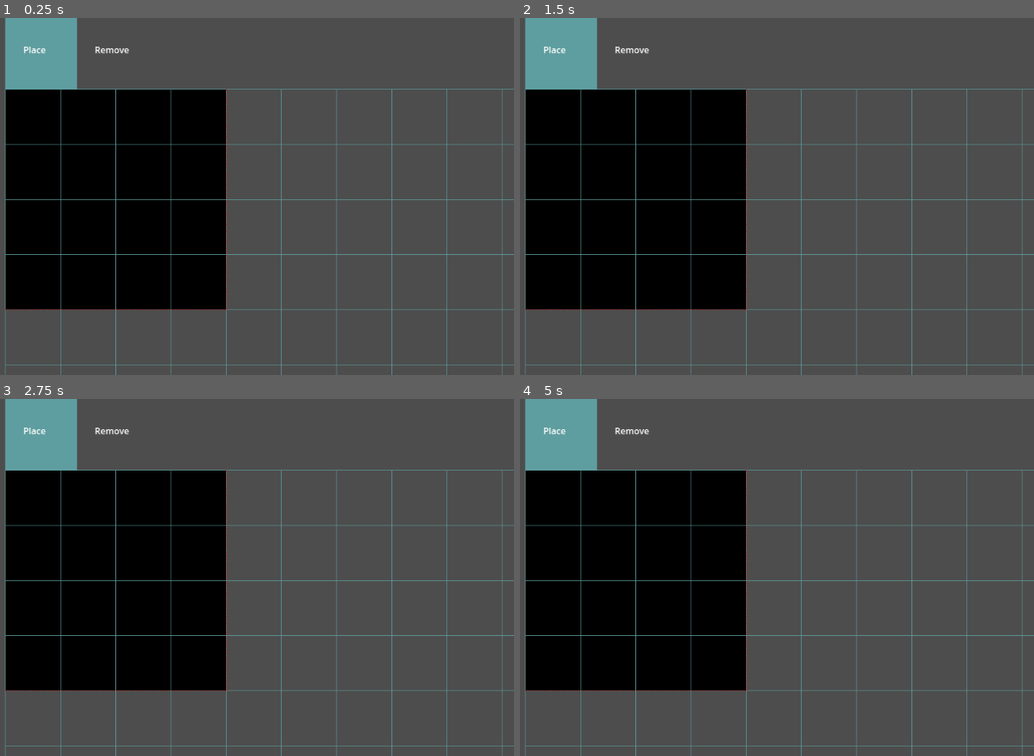
Above: before the commit, frames 1-4 (two rows, left to right).
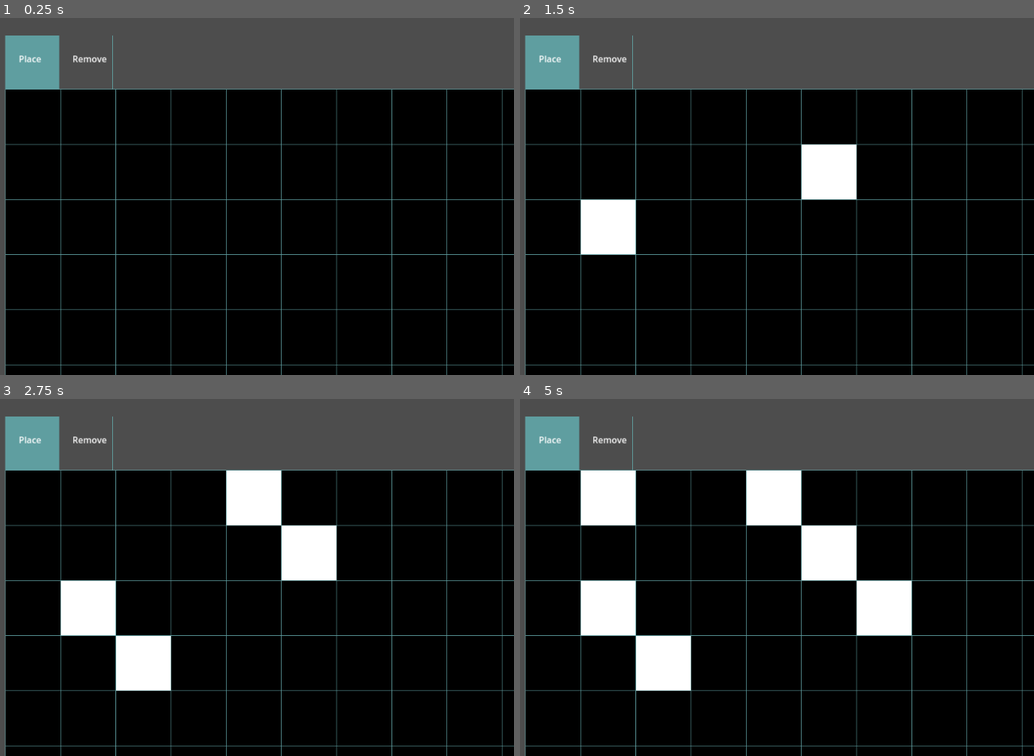
Above: after the commit, the same moments.

Repository: WrogglyWriggs29/ship_building_game
Game: Godot game, scene res://ship_blueprint_designer.tscn
Same seed, same stepped clock (60 frames per second), same inputs: the game is played once before the commit and once after it. The project has no main scene, so this scene is started directly.
Inputs (mouse positions are in pixels of both pictures, inside the frame that each line leads up to):
- Up to frame 1 (0.25 s): no input
- Up to frame 2 (1.5 s): tap Enter at 0.5 s; move the mouse to (854, 178) at 0.52 s; click (854, 178) at 0.67 s; tap Space at 1.25 s; drag from (586, 214) to (684, 267) at 1.27 s
- Up to frame 3 (2.75 s): move the mouse to (262, 498) at 2.02 s; click (262, 498) at 2.17 s
- Up to frame 4 (5 s): tap Enter at 2.75, 4.25 s; drag from (684, 648) to (525, 523) at 2.77 s; tap Space at 3.5 s; move the mouse to (905, 631) at 3.52 s; click (905, 631) at 3.67 s; drag from (525, 523) to (622, 488) at 4.27 s

The runs differ from the first frame. In frame 1, 54% of the frame differs, in the area x 0-100%, y 0-100%; in frame 2, 55%; in frame 3, 57%; in frame 4, 59%.
Error before the commit: Invalid access to property or key 'position' on a base object of type 'InputEventKey'. (res://scripts/ship_design_scene/ship_blueprint_designer.gd:46)
Error after the commit: Invalid access to property or key 'position' on a base object of type 'InputEventKey'. (res://scripts/ship_design_scene/ship_blueprint_designer.gd:56)

Commit message:
basic place/remove

Diff:
--- a/scripts/ship_design_scene/blueprint_editor.gd
+++ b/scripts/ship_design_scene/blueprint_editor.gd
@@ -0,0 +1,24 @@
+class_name BlueprintEditor
+extends Node
+
+var blueprint: ShipGridBlueprint
+
+func _init(_blueprint: ShipGridBlueprint) -> void:
+    blueprint = _blueprint
+
+func read_dims() -> Vector2i:
+    return Vector2i(blueprint.matrix.width, blueprint.matrix.height)
+
+func read_type(index: Vector2i) -> StructureBlueprint.Type:
+    if not blueprint.matrix.in_range(index):
+        return StructureBlueprint.Type.EMPTY
+
+    var pair = blueprint.matrix.at_index(index)
+    return pair.structure.type
+
+func set_type(index: Vector2i, type: StructureBlueprint.Type) -> void:
+    if not blueprint.matrix.in_range(index):
+        return
+
+    var pair = blueprint.matrix.at_index(index)
+    pair.structure.type = type
--- a/scripts/ship_design_scene/blueprint_grid.gd
+++ b/scripts/ship_design_scene/blueprint_grid.gd
@@ -10,7 +10,7 @@
 const GRID_SIZE = 100
 
 # the blueprint to display
-@export var blueprint: ShipGridBlueprint
+@export var editor: BlueprintEditor
 
 # the grid gets scaled first, then offset
 var draw_scale: float = 1.0
@@ -19,8 +19,8 @@
 # whether the user is dragging the grid
 var dragging: bool = false
 
-func _init(_blueprint: ShipGridBlueprint) -> void:
-	blueprint = _blueprint
+func _init(_editor: BlueprintEditor) -> void:
+	editor = _editor
 	draw_scale = 1.0
 	offset = Vector2.ZERO
 
@@ -28,15 +28,16 @@
 	queue_redraw()
 
 func _draw() -> void:
-	for x in range(first_visible_x() - 1, blueprint.matrix.width):
-		for y in range(first_visible_y() - 1, blueprint.matrix.height):
+	var blueprint_size = editor.read_dims()
+	for x in range(first_visible_x() - 1, blueprint_size.x):
+		for y in range(first_visible_y() - 1, blueprint_size.y):
 			if x < 0 or y < 0:
 				continue
 
 			var index = Vector2i(x, y)
-			var pair = blueprint.matrix.at(x, y)
+			var type = editor.read_type(index)
 
-			draw_sliced_placeholder_square(index, Vector2.ZERO, pair.structure.type)
+			draw_sliced_placeholder_square(index, Vector2.ZERO, type)
 			#draw_placeholder_square(index, pair.structure.type)
 
 	draw_grid()
@@ -113,10 +114,12 @@
 		draw_line(top_left, Vector2(top_left.x, screen_dims.y), LINE_COLOR)
 
 	# draw the bottom and right edges of the blueprint
-	var bottom_right = top_left_corner(Vector2i(blueprint.matrix.width, blueprint.matrix.height))
+	var dims = editor.read_dims()
+
+	var bottom_right = top_left_corner(Vector2i(dims.x, dims.y))
 	if bottom_right.x >= 0 and bottom_right.y >= 0:
-		draw_dashed_line(top_left_or_zero(Vector2i(0, blueprint.matrix.height)), bottom_right, HIGHTLIGHT_COLOR)
-		draw_dashed_line(top_left_or_zero(Vector2i(blueprint.matrix.width, 0)), bottom_right, HIGHTLIGHT_COLOR)
+		draw_dashed_line(top_left_or_zero(Vector2i(0, dims.y)), bottom_right, HIGHTLIGHT_COLOR)
+		draw_dashed_line(top_left_or_zero(Vector2i(dims.x, 0)), bottom_right, HIGHTLIGHT_COLOR)
 
 # really stupid approach, but im lazy
 func first_visible_x() -> int:
@@ -178,3 +181,7 @@
 
 func top_left_corner(index: Vector2i) -> Vector2:
 	return draw_scale * Vector2(index.x * GRID_SIZE, index.y * GRID_SIZE) + offset
+
+func index_at(pos: Vector2) -> Vector2i:
+	var index_float = (pos - offset) / (draw_scale * GRID_SIZE)
+	return Vector2i(floor(index_float.x), floor(index_float.y))
--- a/scripts/ship_design_scene/ship_blueprint_designer.gd
+++ b/scripts/ship_design_scene/ship_blueprint_designer.gd
@@ -16,18 +16,28 @@
 
 var grid_top_left: UICoord = UICoord.new(Vector2(0.2, 0.2), self)
 var grid_bottom_right: UICoord = UICoord.new(Vector2(1.0, 1.0), self)
-var tool_palette_top_left: UICoord = UICoord.new(Vector2(0.2, 0.0), self)
+var tool_palette_top_left: UICoord = UICoord.new(Vector2(0.2, 0.05), self)
 var tool_palette_bottom_right: UICoord = UICoord.new(Vector2(1.0, 0.2), self)
 
 enum Layer {STRUCTURE, FACTORY}
 
+var editor: BlueprintEditor
 var grid: BlueprintGrid
 var palette: ToolPalette
 
-var tool_actions: Array[Callable]
+func place_module(index: Vector2i) -> void:
+	var current = StructureBlueprint.Type.DEBUG # palette.selected_module_type()
+	editor.set_type(index, current)
+
+func remove_module(index: Vector2i) -> void:
+	editor.set_type(index, StructureBlueprint.Type.EMPTY)
+
+var tool_actions: Array[Callable] = [Callable(place_module), Callable(remove_module)]
 
 func _init() -> void:
-	grid = BlueprintGrid.new(ShipGridBlueprint.blank(4, 4))
+	var blueprint = ShipGridBlueprint.blank(10, 10)
+	editor = BlueprintEditor.new(blueprint)
+	grid = BlueprintGrid.new(editor)
 	palette = ToolPalette.new()
 
 func _ready() -> void:
--- a/scripts/ship_design_scene/tool_palette.gd
+++ b/scripts/ship_design_scene/tool_palette.gd
@@ -4,28 +4,28 @@
 enum ToolType {PLACE, REMOVE}
 
 class SelectionOptions:
-    var options: Array[Rect2]
+	var options: Array[Rect2]
 
-    func _init() -> void:
-        options = []
+	func _init() -> void:
+		options = []
 
-    func check_selected(point: Vector2) -> int:
-        for i in range(options.size()):
-            if options[i].has_point(point):
-                return i
-        return -1
+	func check_selected(point: Vector2) -> int:
+		for i in range(options.size()):
+			if options[i].has_point(point):
+				return i
+		return -1
 
-    func clear() -> void:
-        options.clear()
+	func clear() -> void:
+		options.clear()
 
-    func push(rect: Rect2) -> void:
-        options.push_back(rect)
+	func push(rect: Rect2) -> void:
+		options.push_back(rect)
 
-    func count() -> int:
-        return options.size()
+	func count() -> int:
+		return options.size()
 
-    func at(index: int) -> Rect2:
-        return options[index]
+	func at(index: int) -> Rect2:
+		return options[index]
 
 
 var sel_options: SelectionOptions = SelectionOptions.new()
@@ -38,49 +38,53 @@
 var placeholder_text = ["Place", "Remove"]
 
 func _process(_delta: float) -> void:
-    if width == 0 or height == 0:
-        return
-    if height > width:
-        return
+	if width == 0 or height == 0:
+		return
+	if height > width:
+		return
 
 
-    var cell_size = Vector2(min(width / placeholder_text.size(), height), height)
+	var cell_size = Vector2(min(width / placeholder_text.size(), height), height)
 
-    sel_options.clear()
-    for i in range(placeholder_text.size()):
-        var rect = Rect2(Vector2(i * cell_size.x, 0), cell_size)
-        sel_options.push(rect)
+	sel_options.clear()
+	for i in range(placeholder_text.size()):
+		var rect = Rect2(Vector2(i * cell_size.x, 0), cell_size)
+		sel_options.push(rect)
 
-    queue_redraw()
+	queue_redraw()
 
 func _draw() -> void:
-    for i in sel_options.count():
-        var rect = sel_options.at(i)
-        if i == selected:
-            var color = Color.CADET_BLUE
-            draw_rect(rect, color)
-        draw_line(rect.position, rect.position + Vector2(0, rect.size.y), Color.CADET_BLUE)
-        draw_string(ThemeDB.fallback_font, Vector2(rect.position.x + rect.size.x / 4, rect.position.y + rect.size.y / 2), placeholder_text[i])
+	for i in sel_options.count():
+		var rect = sel_options.at(i)
+		if i == selected:
+			var color = Color.CADET_BLUE
+			draw_rect(rect, color)
+		draw_line(rect.position, rect.position + Vector2(0, rect.size.y), Color.CADET_BLUE)
+		draw_string(ThemeDB.fallback_font, Vector2(rect.position.x + rect.size.x / 4, rect.position.y + rect.size.y / 2), placeholder_text[i])
+
+	if sel_options.count() > 0:
+		var end = sel_options.at(sel_options.count() - 1)
+		draw_line(end.position + Vector2(end.size.x, 0), end.position + end.size, Color.CADET_BLUE)
 
 func select_at(point: Vector2) -> void:
-    var index = sel_options.check_selected(point)
-    if index != -1:
-        selected = index
-        queue_redraw()
+	var index = sel_options.check_selected(point)
+	if index != -1:
+		selected = index
+		queue_redraw()
 
 static func type(index: int, layer: ShipBlueprintDesigner.Layer) -> ToolType:
-    match layer:
-        ShipBlueprintDesigner.Layer.STRUCTURE:
-            match index:
-                0:
-                    return ToolType.PLACE
-                1:
-                    return ToolType.REMOVE
-        ShipBlueprintDesigner.Layer.FACTORY:
-            match index:
-                0:
-                    return ToolType.PLACE
-                1:
-                    return ToolType.REMOVE
+	match layer:
+		ShipBlueprintDesigner.Layer.STRUCTURE:
+			match index:
+				0:
+					return ToolType.PLACE
+				1:
+					return ToolType.REMOVE
+		ShipBlueprintDesigner.Layer.FACTORY:
+			match index:
+				0:
+					return ToolType.PLACE
+				1:
+					return ToolType.REMOVE
 
-    return ToolType.PLACE
+	return ToolType.PLACE
--- a/scripts/util/matrix.gd
+++ b/scripts/util/matrix.gd
@@ -35,6 +35,9 @@
 func set_at_index(index: Vector2i, value: Variant) -> void:
 	set_at(index.x, index.y, value)
 
+func in_range(index: Vector2i) -> bool:
+	return index.x >= 0 and index.x < width and index.y >= 0 and index.y < height
+
 static func make_array(width: int, height: int, default_value: Variant = null) -> Array:
 	var array = []
 	for y in range(height):
Empty file added: scripts/blueprints/blueprint_reader.gd
Empty file added: scripts/blueprints/blueprint_writer.gd
